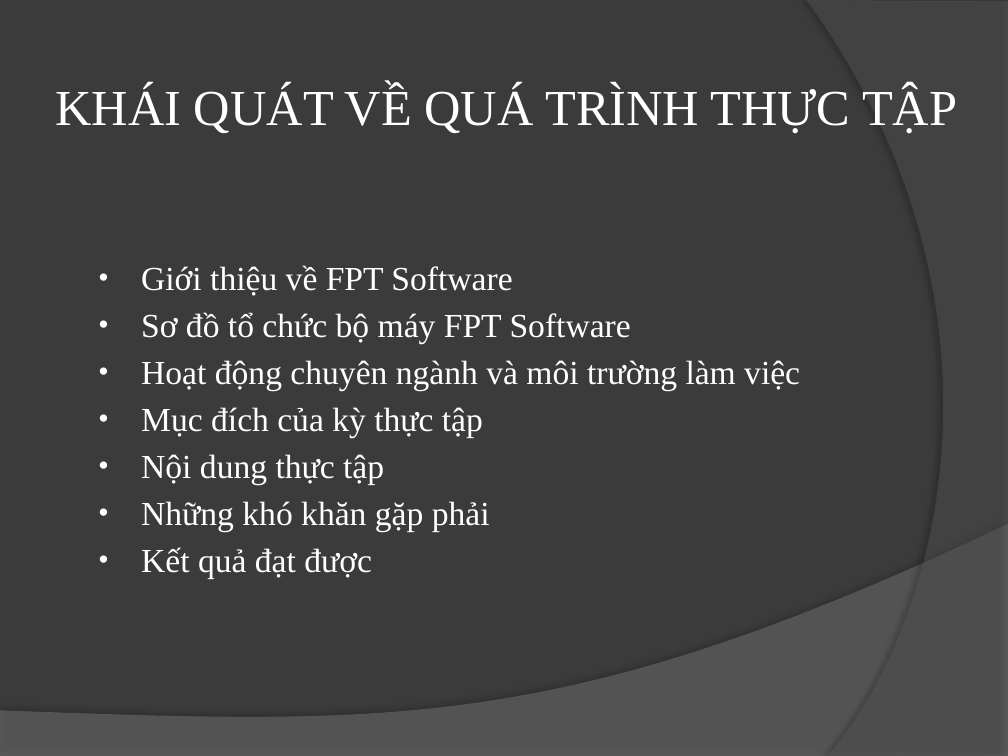
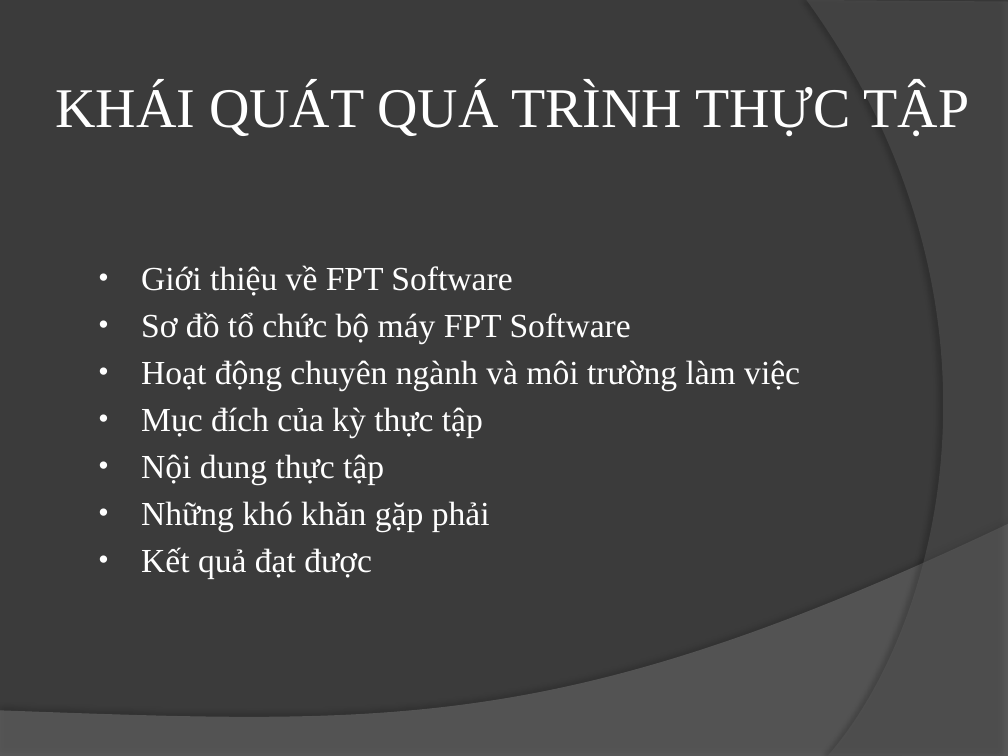
Before and after one commit to PusHGoD/1234, a slide deck: slide 2 of BAO CAO OJT K10A.pptx. Drawn at 1008x756 pixels with LibreOffice and Linux fonts; fonts in the diff are those of the drawing. Boxes give left, top, right and bottom in pixels: in the first picture for what was removed or moved away, otherwise in the second. Text is boxed around its words. In the diff, an @@ line names an element or a change of style, - is before the commit and + after.

```diff
--- a/BAO CAO OJT K10A.pptx
+++ b/BAO CAO OJT K10A.pptx
@@ title at (x1=55, y1=83, x2=970, y2=136): text changed; size 36 to 40 pt @@
-KHÁI QUÁT VỀ QUÁ TRÌNH THỰC TẬP
+KHÁI QUÁT QUÁ TRÌNH THỰC TẬP
```
Also in this commit, not shown: 8 other slides changed.
